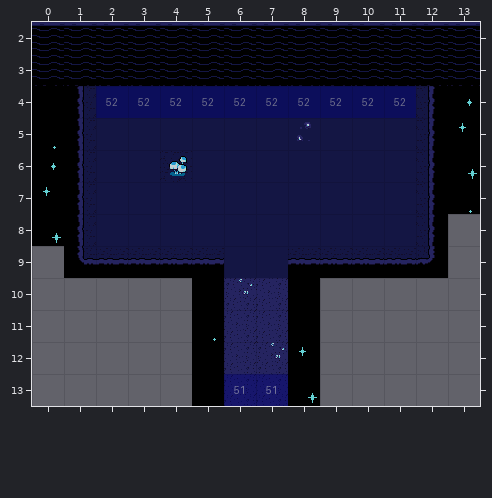
Two versions of a level (Tiled map, bgs/maps/cave_01.tmx). The picture above is the old version.
Cells are 32x32 px. Shown: x 0..13, y 2..13.
Once edited:
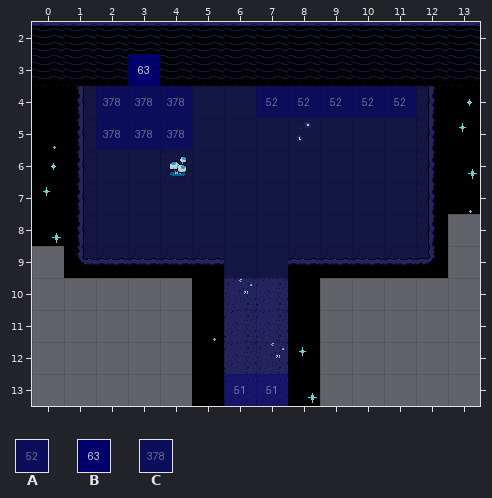
Key: from "blue-labels": A 51, B 62, C 377.
_ is an empty cell, . an unchanged one.
See-through tiles are keyed as they look on the map.
Difference:
layer "characters" opacity 12% -> 84%
--- layer "actions"
@@ x 2..6 @@
- 4 AAAAA
- 5 ___..
+ 4 CCC__
+ 5 CCC..
--- layer "characters"
@@ x 3..3 @@
- 3 _
+ 3 B
